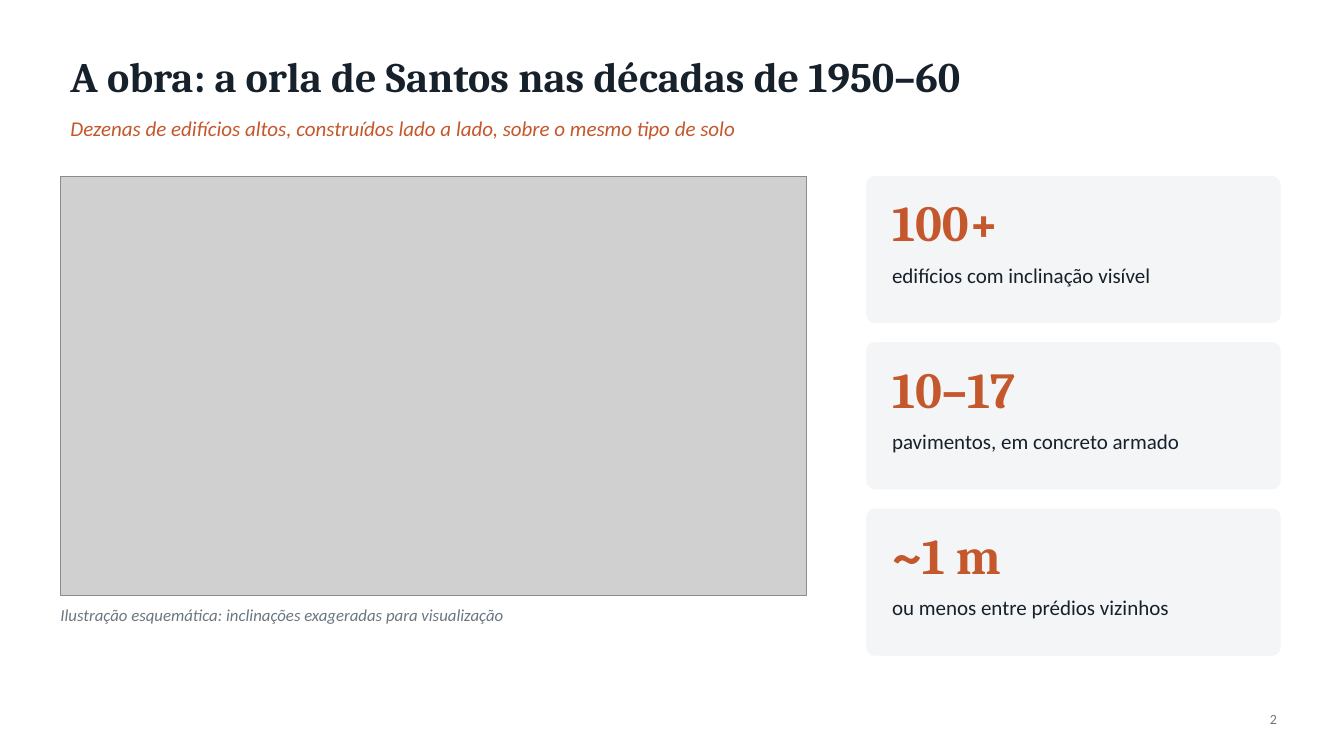
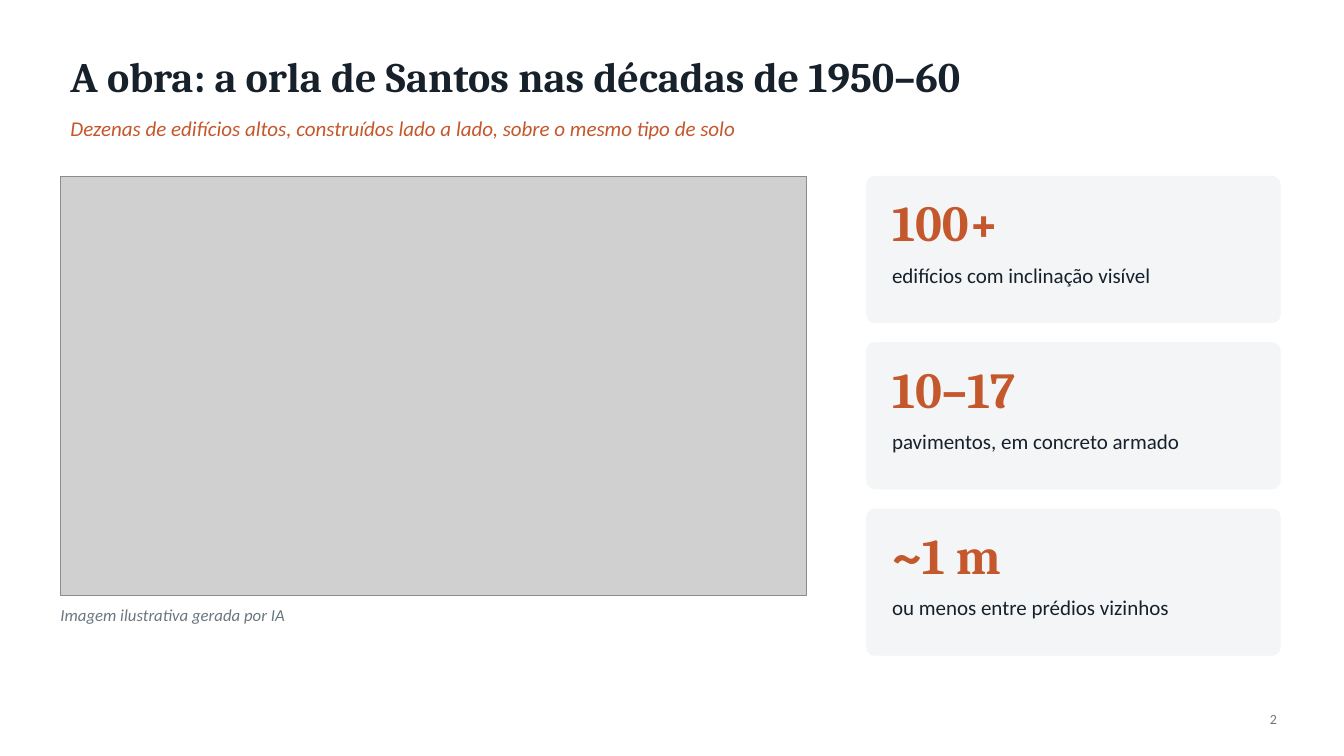
Before and after one commit to augustolemes771-cyber/augusto, a slide deck: slide 2 of fundacoes/Fundacoes_Santos.pptx. Drawn at 1344x756 pixels with LibreOffice and Linux fonts; fonts in the diff are those of the drawing; grey boxes stand for pictures. Boxes give left, top, right and bottom in pixels: in the first picture for what was removed or moved away, otherwise in the second. Text is boxed around its words. In the diff, an @@ line names an element or a change of style, - is before the commit and + after.

```diff
--- a/fundacoes/Fundacoes_Santos.pptx
+++ b/fundacoes/Fundacoes_Santos.pptx
@@ text at [60, 609, 285, 624]: text changed @@
-Ilustração esquemática: inclinações exageradas para visualização
+Imagem ilustrativa gerada por IA
```
Also in this commit, not shown: 2 other slides changed, 5 other files.
